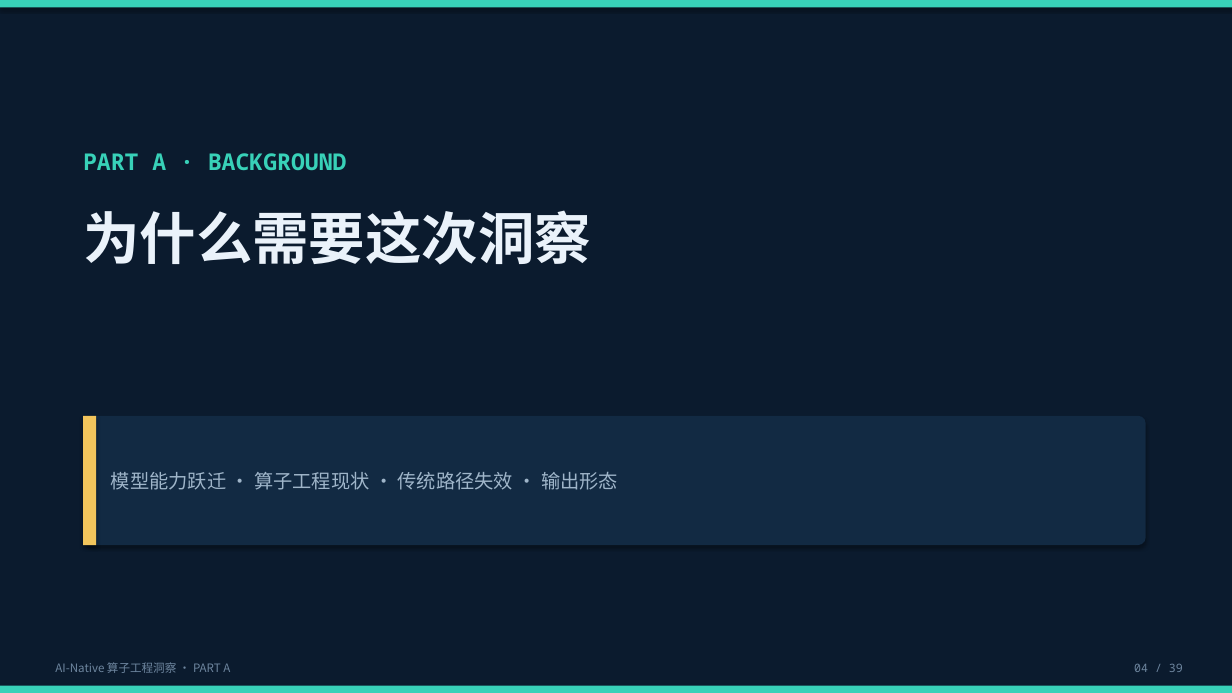
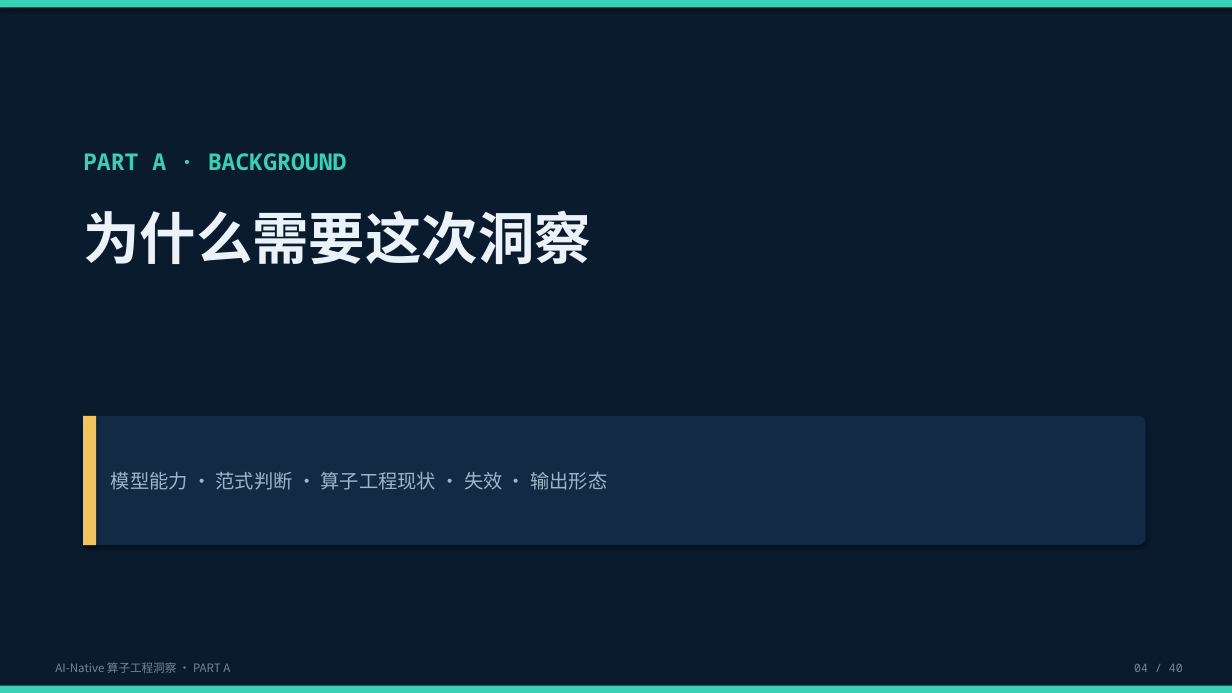
Before and after one commit to blueyi/arke, a slide deck: slide 4 of docs/sharing/ai-native-insight-deck.pptx. Drawn at 1232x693 pixels with LibreOffice and Linux fonts; fonts in the diff are those of the drawing. Boxes give left, top, right and bottom in pixels: in the first picture for what was removed or moved away, otherwise in the second. Text is boxed around its words. In the diff, an @@ line names an element or a change of style, - is before the commit and + after.

```diff
--- a/docs/sharing/ai-native-insight-deck.pptx
+++ b/docs/sharing/ai-native-insight-deck.pptx
@@ text at [111, 472, 607, 490]: text changed @@
-模型能力跃迁 · 算子工程现状 · 传统路径失效 · 输出形态
+模型能力 · 范式判断 · 算子工程现状 · 失效 · 输出形态
@@ text at [1134, 664, 1183, 672]: text changed @@
-04 / 39
+04 / 40
```
Also in this commit, not shown: 37 other slides changed, 1 slide added, 2 other files.
